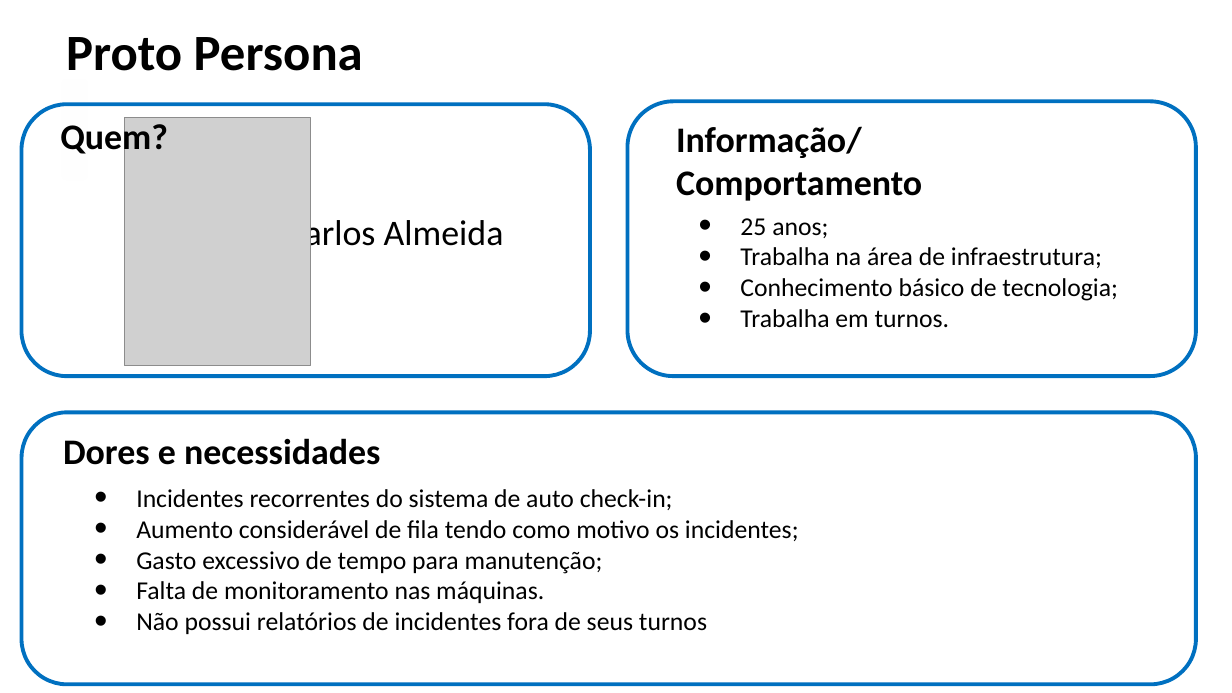
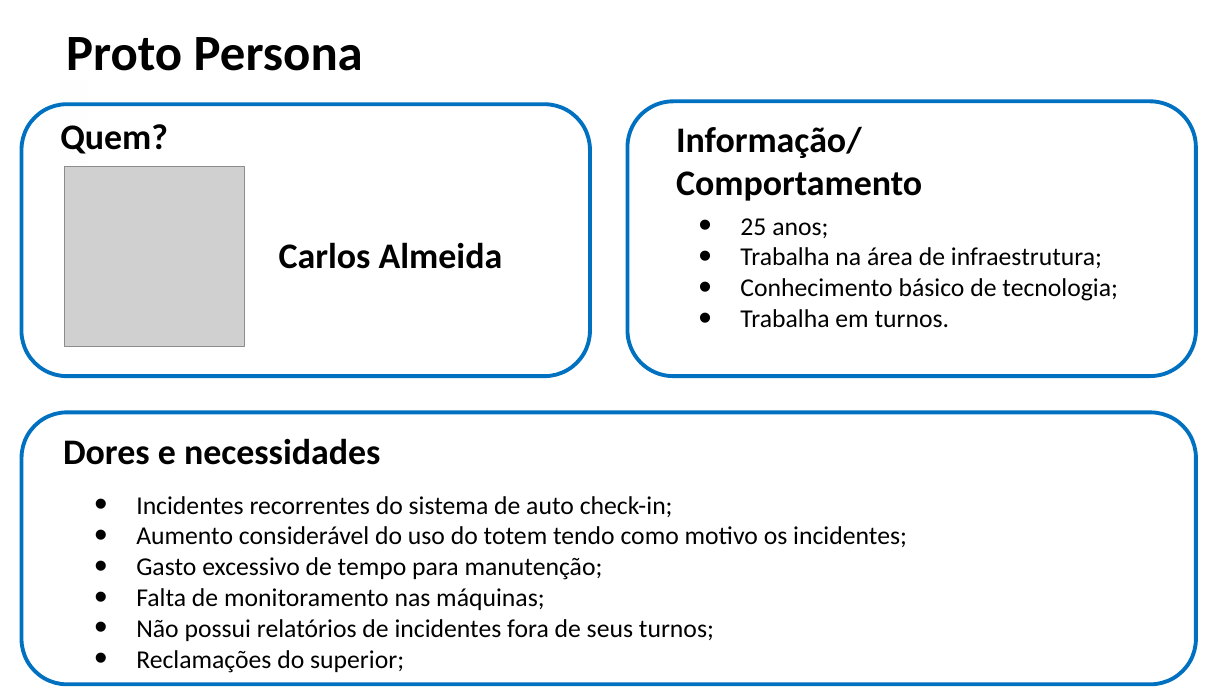
Before and after one commit to viihsales/totem-monitoring, a slide deck: slide 1 of documentacao/powerPoint/Proto-persona.pptx. Drawn at 1232x693 pixels with LibreOffice and Linux fonts; fonts in the diff are those of the drawing; grey boxes stand for pictures. Boxes give left, top, right and bottom in pixels: in the first picture for what was removed or moved away, otherwise in the second. Text is boxed around its words. In the diff, an @@ line names an element or a change of style, - is before the commit and + after.

Commit message:
Atualização da Proto-Persona

```diff
--- a/documentacao/powerPoint/Proto-persona.pptx
+++ b/documentacao/powerPoint/Proto-persona.pptx
@@ picture removed at (x1=124, y1=117, x2=311, y2=366) @@
@@ picture added at (x1=65, y1=166, x2=245, y2=347) @@
@@ text "Carlos Almeida" moved from (x1=286, y1=216, x2=504, y2=255) to (x1=279, y1=242, x2=503, y2=269) @@
@@ text "Carlos Almeida" at (x1=279, y1=242, x2=503, y2=269): bold on @@
@@ text at (x1=136, y1=526, x2=907, y2=547): text changed @@
-• Aumento considerável de fila tendo como motivo os incidentes;
+• Aumento considerável do uso do totem tendo como motivo os incidentes;
@@ text at (x1=136, y1=588, x2=714, y2=673): text changed @@
-• Falta de monitoramento nas máquinas.
-• Não possui relatórios de incidentes fora de seus turnos
+• Falta de monitoramento nas máquinas;
+• Não possui relatórios de incidentes fora de seus turnos;
+• Reclamações do superior;
```
Also in this commit, not shown: 1 other file.
